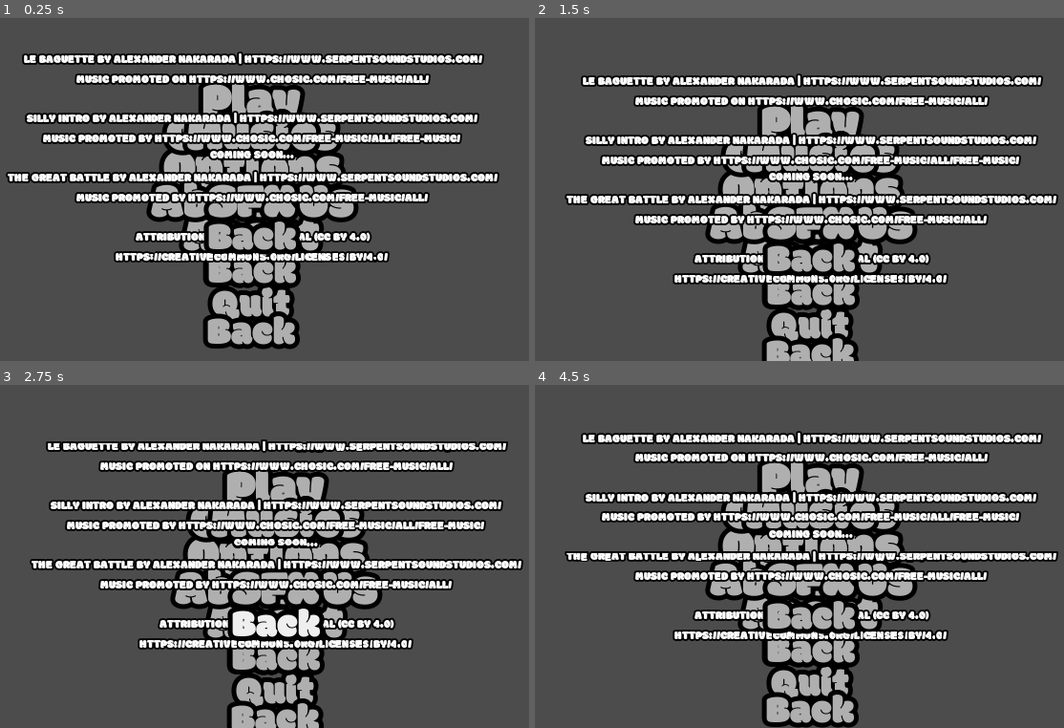
Above: before the commit, frames 1-4 (two rows, left to right).
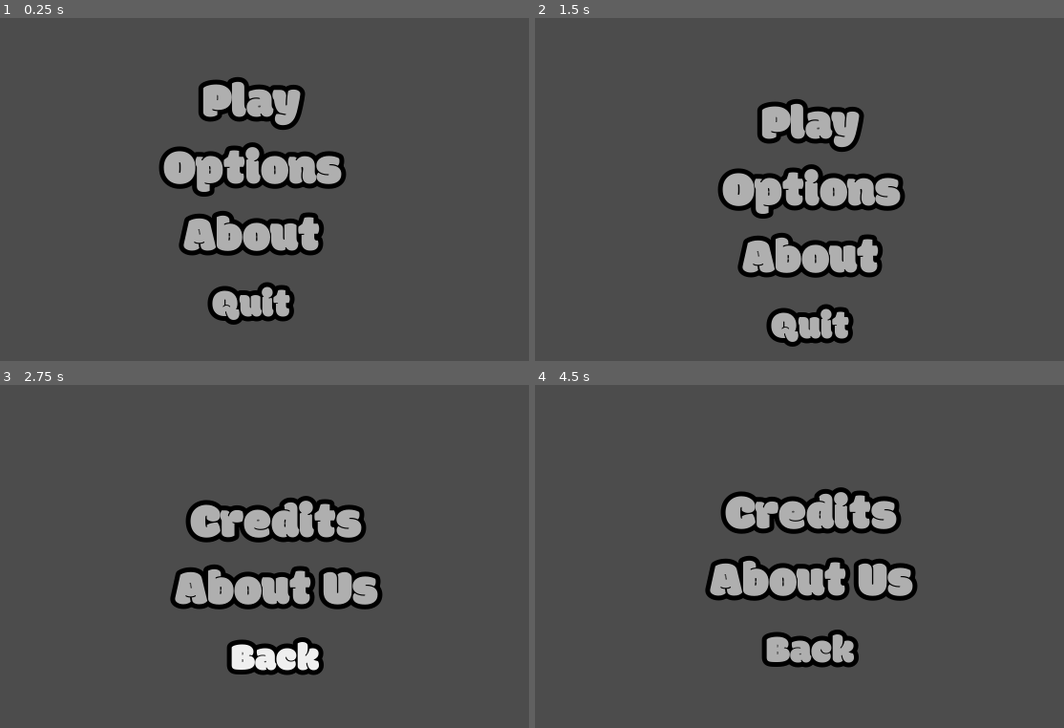
Above: after the commit, the same moments.

Repository: senseibobo/velika-gozba
Game: Godot game, scene res://UI/MainMenu.tscn
The game is run twice, just before and just after one commit, with the same random seed, the same clock (stepped at 60 frames per second) and the same inputs. This scene is started directly instead of the project's main scene.
Inputs (mouse positions are in pixels of both pictures, inside the frame that each line leads up to):
- Up to frame 1 (0.25 s): no input
- Up to frame 2 (1.5 s): click (788, 271) at 0.5 s, where only the run before the commit has a clickable "Back"; click "Back" at 1.25 s
- Up to frame 3 (2.75 s): click (275, 628) at 2 s, where only the run before the commit has a clickable "Back"
- Up to frame 4 (4.5 s): click "Back" at 2.75 s; click (810, 631) at 3.5 s, where only the run before the commit has a clickable "Back"; click (810, 491) at 4.25 s, where only the run before the commit has a clickable "Play"

The runs differ from the first frame. In frame 1, 25% of the frame differs, in the area x 1-95%, y 9-97%; in frame 2, 24%; in frame 3, 27%, in the area x 5-99%, y 15-100%; in frame 4, 26%.
Error before the commit: Attempt to call function 'get_children' in base 'null instance' on a null instance. (res://UI/MainMenu.gd:36)

Commit message:
fixed menu

Diff:
--- a/Game/Global/Global.gd
+++ b/Game/Global/Global.gd
@@ -11,6 +11,8 @@
 var enemy_generators : Array
 var player_generators : Array
 
+func _process(delta):
+	pass#print(enemy_generators)
 
 func get_all_bullets():
 	var arr = []
@@ -27,6 +29,7 @@
 func get_enemy_bullets():
 	var arr = []
 	update_enemy_generators()
+	print("A")
 	for gen in enemy_generators: arr.append_array(gen.bullets)
 	return arr
 
--- a/Game/UI/MainMenu.tscn
+++ b/Game/UI/MainMenu.tscn
@@ -21,6 +21,13 @@
 "_edit_use_anchors_": false
 }
 center_container_path = NodePath("CenterContainer")
+menu_container_path = NodePath("CenterContainer/MenuContainer")
+about_container_path = NodePath("CenterContainer/AboutContainer")
+credits_container_path = NodePath("CenterContainer/CreditsContainer")
+aboutus_container_path = NodePath("CenterContainer/AboutUsContainer")
+music_container_path = NodePath("CenterContainer/MusicContainer")
+sfx_container_path = NodePath("CenterContainer/SFXContainter")
+play_container_path = NodePath("CenterContainer/PlayContainer")
 
 [node name="CenterContainer" type="CenterContainer" parent="."]
 anchor_right = 1.0
@@ -31,6 +38,7 @@
 }
 
 [node name="MenuContainer" type="VBoxContainer" parent="CenterContainer"]
+visible = false
 margin_left = -151.0
 margin_top = -208.0
 margin_right = 150.0
@@ -77,7 +85,55 @@
 enabled_focus_mode = 0
 text = "Quit"
 
+[node name="PlayContainer" type="VBoxContainer" parent="CenterContainer"]
+margin_left = -235.0
+margin_top = -208.0
+margin_right = 234.0
+margin_bottom = 208.0
+custom_constants/separation = 32
+
+[node name="Continue" type="Button" parent="CenterContainer/PlayContainer"]
+margin_right = 469.0
+margin_bottom = 80.0
+rect_min_size = Vector2( 240, 80 )
+rect_pivot_offset = Vector2( 234.5, 40 )
+focus_mode = 0
+enabled_focus_mode = 0
+text = "Continue"
+
+[node name="New Game" type="Button" parent="CenterContainer/PlayContainer"]
+margin_top = 112.0
+margin_right = 469.0
+margin_bottom = 192.0
+rect_min_size = Vector2( 240, 80 )
+rect_pivot_offset = Vector2( 234.5, 40 )
+focus_mode = 0
+enabled_focus_mode = 0
+text = "New Game"
+
+[node name="Select Level" type="Button" parent="CenterContainer/PlayContainer"]
+margin_top = 224.0
+margin_right = 469.0
+margin_bottom = 304.0
+rect_min_size = Vector2( 240, 80 )
+rect_pivot_offset = Vector2( 234.5, 40 )
+focus_mode = 0
+enabled_focus_mode = 0
+text = "Select Level"
+
+[node name="Back" type="Button" parent="CenterContainer/PlayContainer"]
+margin_top = 336.0
+margin_right = 469.0
+margin_bottom = 416.0
+rect_min_size = Vector2( 240, 80 )
+rect_pivot_offset = Vector2( 234.5, 40 )
+focus_mode = 0
+custom_fonts/font = SubResource( 2 )
+enabled_focus_mode = 0
+text = "Back"
+
 [node name="AboutContainer" type="VBoxContainer" parent="CenterContainer"]
+visible = false
 margin_left = -173.0
 margin_top = -152.0
 margin_right = 172.0
@@ -115,6 +171,7 @@
 text = "Back"
 
 [node name="CreditsContainer" type="VBoxContainer" parent="CenterContainer"]
+visible = false
 margin_left = -120.0
 margin_top = -152.0
 margin_right = 120.0
@@ -152,6 +209,7 @@
 text = "Back"
 
 [node name="AboutUsContainer" type="VBoxContainer" parent="CenterContainer"]
+visible = false
 margin_left = -120.0
 margin_top = -96.0
 margin_right = 120.0
@@ -179,6 +237,7 @@
 text = "Back"
 
 [node name="MusicContainer" type="VBoxContainer" parent="CenterContainer"]
+visible = false
 margin_left = -424.0
 margin_top = -259.0
 margin_right = 424.0
@@ -217,6 +276,7 @@
 text = "Back"
 
 [node name="SFXContainter" type="VBoxContainer" parent="CenterContainer"]
+visible = false
 margin_left = -120.0
 margin_top = -96.0
 margin_right = 120.0
@@ -245,6 +305,7 @@
 
 [connection signal="pressed" from="CenterContainer/MenuContainer/About" to="." method="_on_About_pressed"]
 [connection signal="pressed" from="CenterContainer/MenuContainer/Quit" to="." method="_on_Quit_pressed"]
+[connection signal="pressed" from="CenterContainer/PlayContainer/Back" to="." method="_on_Back_pressed"]
 [connection signal="pressed" from="CenterContainer/AboutContainer/Credits" to="." method="_on_Credits_pressed"]
 [connection signal="pressed" from="CenterContainer/AboutContainer/About Us" to="." method="_on_About_Us_pressed"]
 [connection signal="pressed" from="CenterContainer/AboutContainer/Back" to="." method="_on_Back_pressed"]
